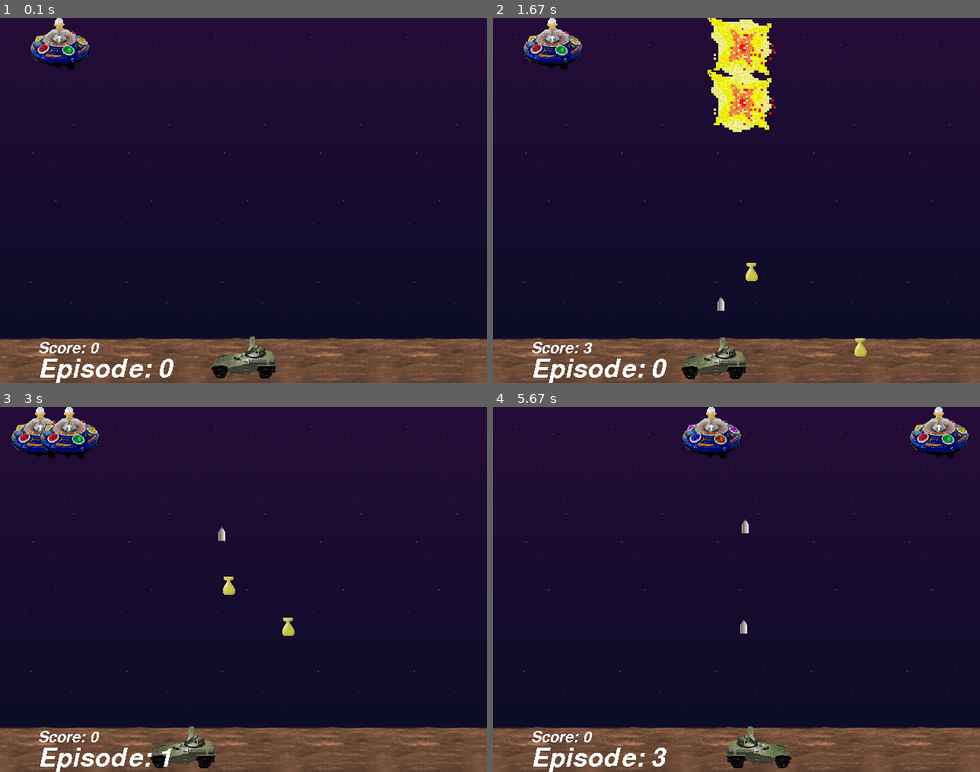
Above: before the commit, frames 1-4 (two rows, left to right).
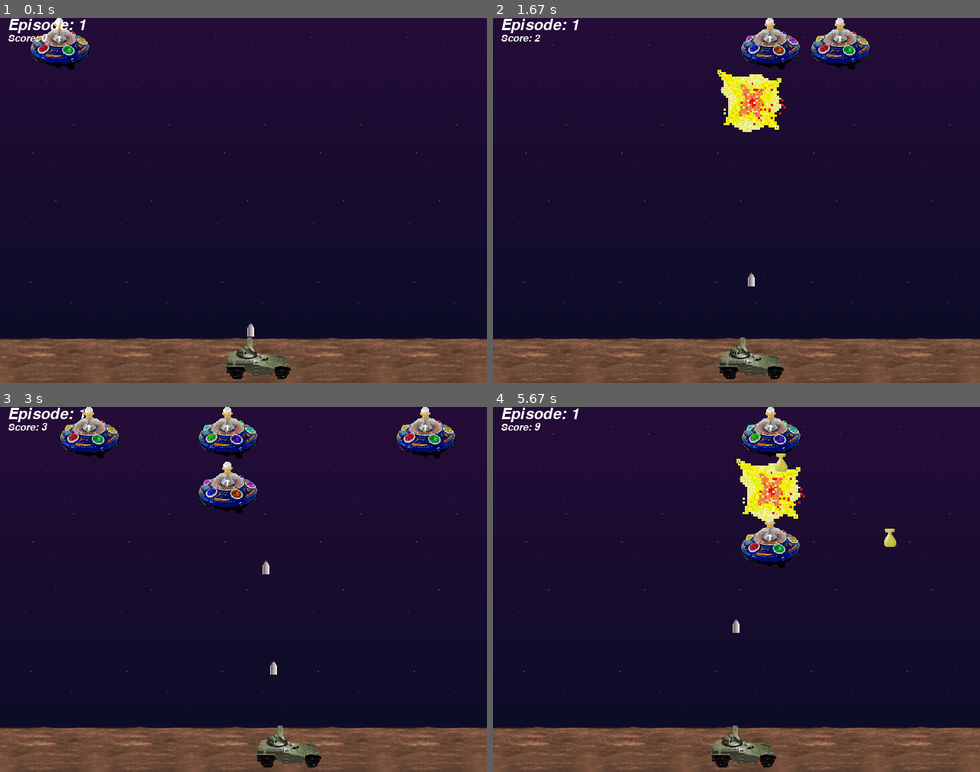
Above: after the commit, the same moments.

Repository: AICraftsLab/pygame-aliens
Game: pygame game, started from aliens.py
Two runs of this game, one before a commit and one after it. Both use one fixed random seed, a clock stepped at 60 frames per second and the inputs below.
Inputs (mouse positions are in pixels of both pictures, inside the frame that each line leads up to):
- Up to frame 1 (0.1 s): no input
- Up to frame 2 (1.67 s): click (736, 200) at 0.38 s; click (736, 222) at 0.72 s; click (585, 145) at 1.05 s; click (916, 328) at 1.38 s
- Up to frame 3 (3 s): click (253, 465) at 1.72 s; click (219, 684) at 2.05 s; click (228, 527) at 2.38 s; click (175, 512) at 2.72 s
- Up to frame 4 (5.67 s): click (863, 556) at 3.05 s; click (887, 582) at 3.38 s; click (838, 523) at 3.72 s; click (595, 520) at 4.05 s; click (755, 574) at 4.38 s; click (595, 567) at 4.72 s; click (663, 695) at 5.05 s; click (590, 724) at 5.38 s

The runs differ from the first frame. In frame 1, 2.0% of the frame differs, in the area x 1-60%, y 0-100%; in frame 2, 8.5%, in the area x 1-78%, y 0-100%; in frame 3, 8.0%; in frame 4, 8.0%.

Commit message:
finished environment

Diff:
--- a/aliens.py
+++ b/aliens.py
@@ -3,7 +3,6 @@
 """
 
 import os
-import random
 from typing import List
 import math
 import sys
@@ -17,16 +16,16 @@
 
 
 # game constants
-MAX_SHOTS = 2  # most player bullets onscreen
+MAX_SHOTS = 2  # max player bullets onscreen
 ALIEN_ODDS = 22  # chances a new alien appears
-MAX_ALIENS = 3
+MAX_ALIENS = 5
 BOMB_ODDS = 60  # chances a new bomb will drop
 ALIEN_RELOAD = 12  # frames between new aliens
 #SCREENRECT = pg.Rect(0, 0, 720, 1472)  #640, 480
 SCREENRECT = None
+RNG = None
 
 main_dir = os.path.split(os.path.abspath(__file__))[0]
-#window = pg.display.set_mode((300, 300))
 
 def load_image(file, render_mode):
     """loads an image, prepares it for play"""
@@ -71,7 +70,8 @@
     gun_offset = -11
     images: List[pg.Surface] = []
     nearest_n_aliens = MAX_ALIENS
-    nearest_n_bombs = 3
+    nearest_n_bombs = 5
+    shoot_sound = None
 
     def __init__(self, shots_grp, all_grp, *groups):
         pg.sprite.Sprite.__init__(self, *groups)
@@ -102,8 +102,8 @@
         if self.reloading <= 0 and len(self.shots_grp) < MAX_SHOTS:
             Shot(self.gunpos(), self.shots_grp, self.all_grp)
             self.reloading = self.reloading_time
-            #if pg.mixer and shoot_sound is not None:
-            #    shoot_sound.play()
+            if pg.mixer and self.shoot_sound is not None:
+                self.shoot_sound.play()
 
     def update(self, **kwargs):
         action = None
@@ -176,29 +176,21 @@
             nearest_bombs.append((0, 0))
 
         data = []
-        #data_heading = []
 
         data.extend(self.rect.midtop)  # 2
         data.append(self.get_direction())  # 1
         data.append(int(self.reloading > 0))  # 1
+        data.append(max(0, self.reloading))  # 1
         data.append(int(n_shots >= MAX_SHOTS))  # 1
 
-        #data_heading.extend(['selfx, selfy'])
-        #data_heading.append('direction')
-        #data_heading.append('is_reloading')
-        #data_heading.append('MaxShots')
-
-        for pos in shots_positions:  # MAX_SHOTS 2x2=4
+        for pos in shots_positions:  # MAX_SHOTS * 2
             data.extend(pos)
-            #data_heading.extend(['shotx', 'shoty'])
-
-        for pos_dir in nearest_aliens:  # self.nearest_aliens 3x3=9
+
+        for pos_dir in nearest_aliens:  # MAX_ALIENS * 3
             data.extend(pos_dir)
-            #data_heading.extend(['alienx', 'alieny', 'aliendir'])
-
-        for pos in nearest_bombs:  # self.nearest_bombs 3x2=6
+
+        for pos in nearest_bombs:  # Player.nearest_n_bombs * 2
             data.extend(pos)
-            #data_heading.extend(['bombx', 'bomby'])
 
         return data
 
@@ -213,7 +205,7 @@
         pg.sprite.Sprite.__init__(self, *groups)
         self.image = self.images[0]
         self.rect = self.image.get_rect()
-        self.facing = random.choice((-1, 1)) * Alien.speed
+        self.facing = RNG.choice((-1, 1)) * Alien.speed
         self.frame = 0
         if self.facing < 0:
             self.rect.right = SCREENRECT.right
@@ -319,26 +311,24 @@
 
     def __init__(self, episode, position, *groups):
         pg.sprite.Sprite.__init__(self, *groups)
-        self.font = pg.font.SysFont("comicsans", 50)
+        self.font = pg.font.SysFont("comicsans", 30)
         self.font.set_italic(1)
         self.color = "white"
         self.lastepisode = -1
         self.update(episode=episode)
-        x, y = position
-        y -= self.font.size('Episode:')[1]
-        self.rect = self.image.get_rect().move((x, y))
+        self.rect = self.image.get_rect().move(position)
 
     def update(self, *args, **kwargs):
         episode = kwargs.get('episode')
 
         if episode is None:
-            episode = 'error'
+            episode = ''
 
         "We only update the episode in update() when it has changed."
         if episode != self.lastepisode:
             self.lastepisode = episode
             msg = f"Episode: {episode}"
-            self.image = self.font.render(msg, 0, self.color)
+            self.image = self.font.render(msg, 1, self.color)
 
 
 class Score(pg.sprite.Sprite):
@@ -346,43 +336,51 @@
 
     def __init__(self, position, *groups):
         pg.sprite.Sprite.__init__(self, *groups)
-        self.font = pg.font.SysFont("comicsans", 30)
+        self.font = pg.font.SysFont("comicsans", 20)
         self.font.set_italic(1)
         self.color = "white"
         self.lastscore = -1
         self.update(score=0)
-        x, y = position
-        y -= self.font.size('Score:')[1]
-        self.rect = self.image.get_rect().move((x, y))
+        self.rect = self.image.get_rect().move(position)
 
     def update(self, *args, **kwargs):
         score = kwargs.get('score')
 
         if score is None:
-            score = 'error'
+            score = ''
 
         "We only update the score in update() when it has changed."
         if score != self.lastscore:
             self.lastscore = score
             msg = f"Score: {score}"
-            self.image = self.font.render(msg, 0, self.color)
+            self.image = self.font.render(msg, 1, self.color)
 
 
 class AliensEnv(gym.Env):
     metadata = {"render_modes": ["human", "rgb_array"], "fps": 40}
-    def __init__(self, episode=0, render_mode=None, play_sounds=False):
-        self.episode = episode
+    def __init__(self, render_mode=None, play_sounds=False):
         self.width = 640
         self.height = 480
         self.play_sounds = play_sounds
+        self.episode = 0
+
+        # observation space
+        # for each alien: alienX, alienY, alienDirection
+        # for each bomb and shot: X, Y
+        # playerX, playerY, playerDirection, reloading_time, is_reloading, canShoot
+        obs_num = MAX_ALIENS                * 3 + \
+                  Player.nearest_n_bombs    * 2 + \
+                  MAX_SHOTS                 * 2 + \
+                  6
 
         self.observation_space = spaces.Box(
             low=-np.inf,
             high=np.inf,
-            shape=(24,),
+            shape=(obs_num,),
             dtype=np.float32
         )
 
+        # right, left, shoot, nothing
         self.action_space = spaces.Discrete(4)
 
         assert render_mode is None or render_mode in self.metadata["render_modes"], "Invalid Render Mode"
@@ -410,7 +408,6 @@
         Alien.images = [load_image(im, render_mode) for im in ("alien1.gif", "alien2.gif", "alien3.gif")]
         Bomb.images = [load_image("bomb.gif", render_mode)]
         Shot.images = [load_image("shot.gif", render_mode)]
-        self.clicked = False
 
     def _get_info(self):
         return f'Episode:{self.episode} Kills:{self.score}'
@@ -418,8 +415,13 @@
     def _get_obs(self):
         self.player.get_data(bombs_grp=self.bombs, aliens_grp=self.aliens)
 
-    def reset(self):
+    def reset(self, seed=None, options=None):
+        super().reset(seed=seed)
+
+        global RNG
+        RNG = self.np_random
         self.score = 0
+        self.clicked = False
 
         # Initialize Game Groups
         self.aliens = pg.sprite.Group()
@@ -431,15 +433,15 @@
         self.alienreload = ALIEN_RELOAD
         self.episode += 1
 
-        # initialize our starting sprites
+        # initialize the starting sprites
         self.player = Player(self.shots, self.all, self.all)
         Alien(self.aliens, self.all, self.lastalien)
 
         if self.render_mode == "human" and pg.font.get_init():
-            text_pos = (50, self.height)
+            text_pos = (10, 0)
             episode = Episode(self.episode, text_pos, self.texts, self.all)
 
-            text_pos = (50, episode.rect.top)
+            text_pos = (10, episode.rect.bottom)
             Score(text_pos, self.texts, self.all)
 
         if self.render_mode == "human":
@@ -454,7 +456,7 @@
         if self.render_mode == "rgb_array":
             return self._render_frame()
 
-    def _render_frame(self, pos=None):
+    def _render_frame(self, show_lines=False):
         if self.render_mode == "human" and self.clock is None:
             pg.init()
             #self.window = pg.display.set_mode((self.width, self.height))
@@ -490,13 +492,23 @@
                     self.boom_sound = load_sound("boom.wav")
                     self.shoot_sound = load_sound("car_door.wav")
 
+                    Player.shoot_sound = self.shoot_sound
+
         self.surface.blit(self.background, (0, 0))
 
-        if pos is not None:
-            for i in range(4, len(pos), 2):  # positions start from index 4
-                pos_ = (pos[i], pos[i+1])
-                if pos_ != (0, 0):
-                    self.draw_line(pos_)
+        nearest_aliens = self.player.get_nearest_aliens_pos_and_dir(self.aliens)
+        nearest_bombs = self.player.get_nearest_bombs_pos(self.bombs)
+
+        if show_lines:
+            for x, y, _ in nearest_aliens:
+                self.draw_line((x, y))
+
+            for x, y in nearest_bombs:
+                self.draw_line((x, y))
+
+            for shot in self.shots:
+                pos = shot.get_position()
+                self.draw_line(pos)
 
         self.all.draw(self.surface)
 
@@ -517,6 +529,9 @@
                 if event.type == pg.QUIT:
                     self.close()
                     sys.exit()
+                if event.type == pg.MOUSEBUTTONDOWN:
+                    self.clicked = not self.clicked
+
 
         step_reward = 0
 
@@ -538,12 +553,12 @@
         # Create new alien
         if self.alienreload >= 0:
             self.alienreload -= 1
-        elif len(self.aliens) < MAX_ALIENS and not int(random.random() * ALIEN_ODDS):
+        elif len(self.aliens) < MAX_ALIENS and not int(RNG.random() * ALIEN_ODDS):
             Alien(self.aliens, self.all, self.lastalien)
             self.alienreload = ALIEN_RELOAD
 
         # Drop bombs
-        if self.lastalien and not int(random.random() * BOMB_ODDS):
+        if self.lastalien and not int(RNG.random() * BOMB_ODDS):
             Bomb(self.lastalien.sprite, self.all, self.bombs, self.all)
 
         # Detect collisions between aliens and players.
@@ -578,7 +593,7 @@
         info = self._get_info()
 
         if self.render_mode == "human":
-            self._render_frame()
+            self._render_frame(self.clicked)
 
         return observation, step_reward, terminated, truncated, info
 
@@ -594,7 +609,8 @@
 
 
 if __name__ == "__main__":
-    env = AliensEnv(episode=-1, render_mode="human", play_sounds=True)
+    env = AliensEnv(render_mode="human", play_sounds=False)
+    print(env.observation_space.shape[0])
     for i in range(200):
         done = False
         observation, info = env.reset()
